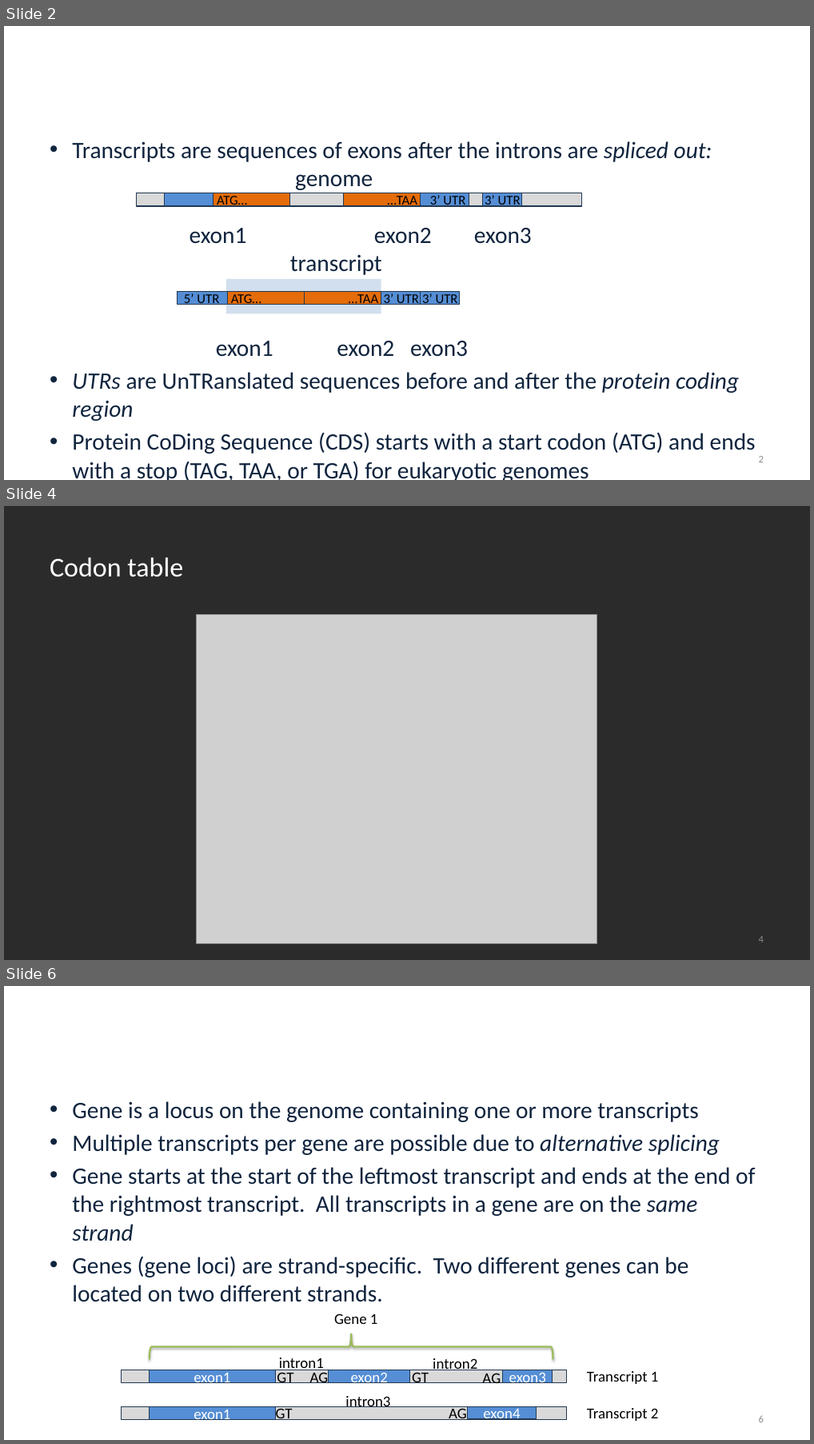
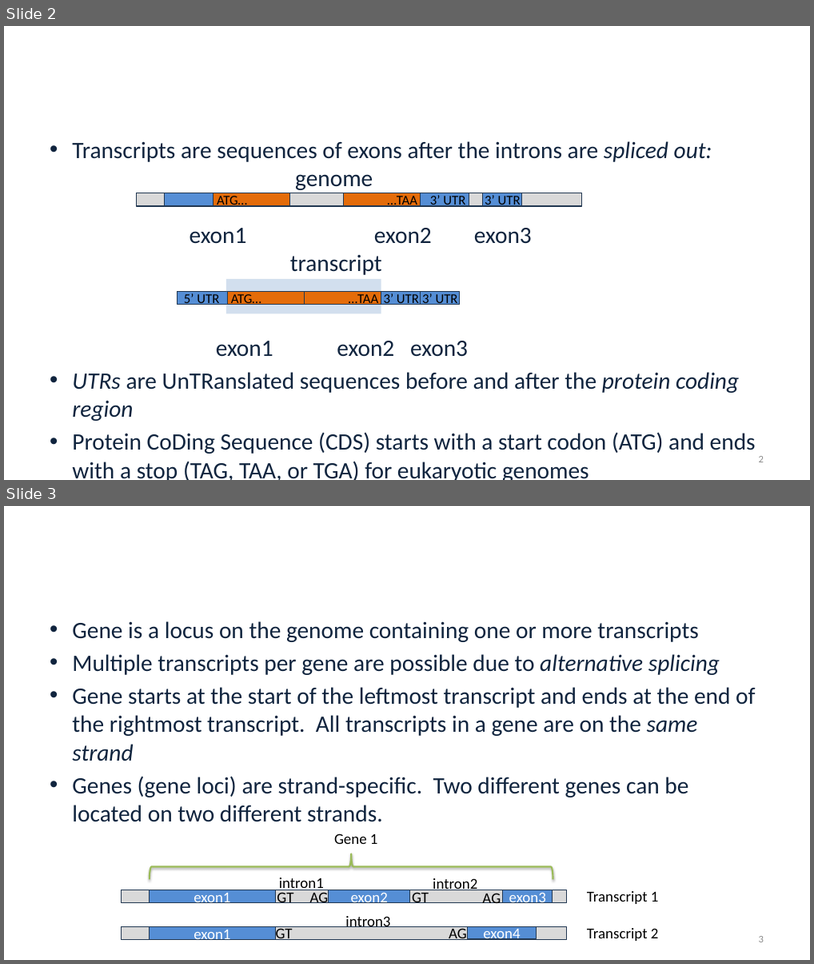
Before and after one commit to alekseyzimin/BME-Algorithms-for-Analysis-of-Genomic-Data, a slide deck: Lectures/Week 9 -- Transcript sequencing and Assembly.pptx. Shown one above the other, each under a label of ours: slides 2, 4 and 6 before the commit, slides 2 and 3 after it; the slides between them are not shown. The pictures are 814x1444 and 814x964 pixels, drawn with LibreOffice and Linux fonts; fonts in the diff are those of the drawing; grey boxes stand for pictures; background and template pictures are left out; a plain dark background stands for a picture behind light text. Boxes give left, top, right and bottom in pixels: in the first picture for what was removed or moved away, otherwise in the second. Text is boxed around its words. In the diff, an @@ line names an element or a change of style, - is before the commit and + after.

```diff
--- a/Lectures/Week 9 -- Transcript sequencing and Assembly.pptx
+++ b/Lectures/Week 9 -- Transcript sequencing and Assembly.pptx
@@ slide 4 removed at <box>4,506,810,960</box>, background picture (left out) @@
@@ title removed at <box>50,557,183,577</box> @@
-Codon table
@@ picture removed at <box>196,614,598,943</box> @@
@@ page number removed at <box>759,936,764,942</box> @@
-4
@@ what was slide 6 is now slide 3 @@
@@ page number at <box>759,936,764,942</box>: text changed @@
-6
+3
```
Also in this commit, not shown: 6 slides changed, 4 slides added, 2 other slides removed, 1 other file.
